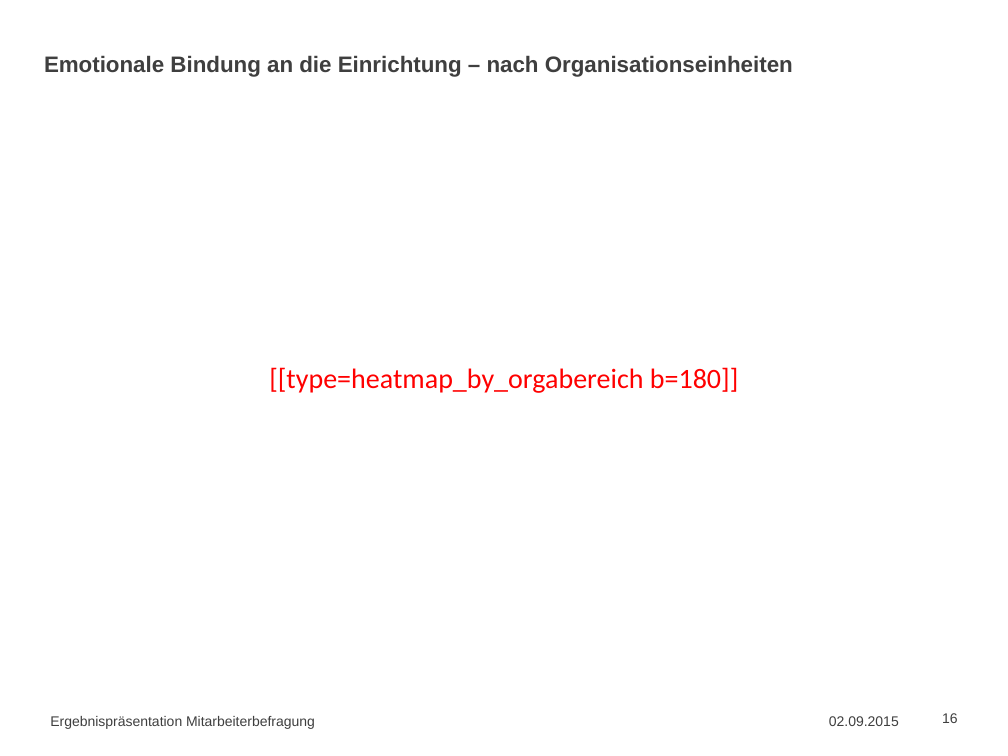
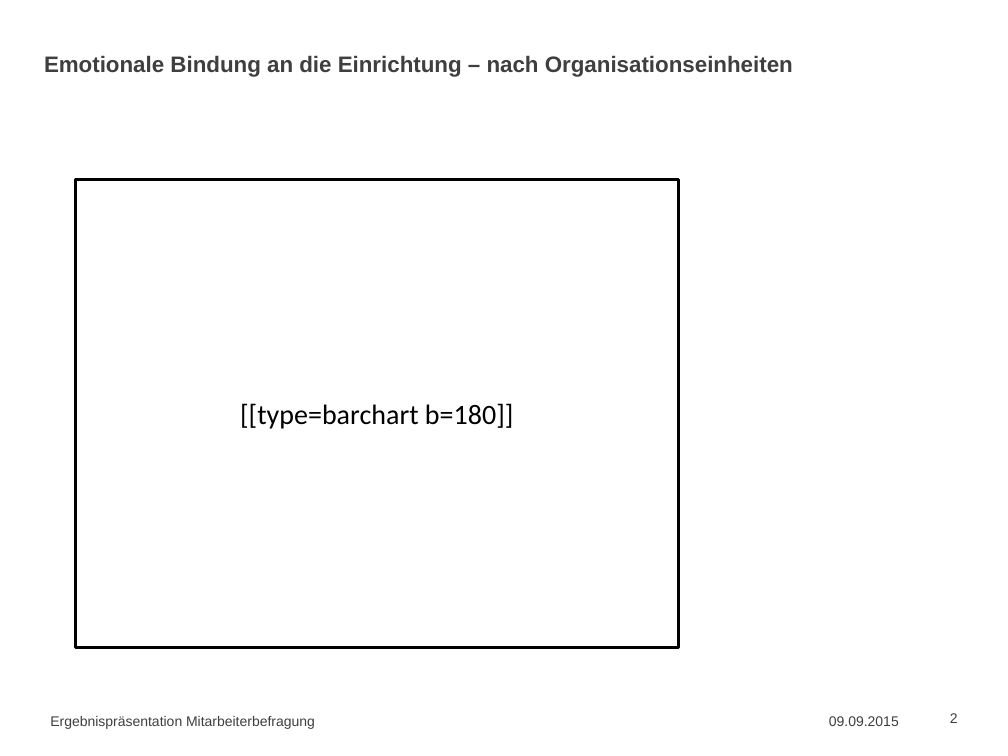
Before and after one commit to markheckmann/R2PPTaddons, a slide deck: slide 2 of dev/template.pptx (slide 16 before the commit). Drawn at 1008x756 pixels with LibreOffice and Linux fonts; fonts in the diff are those of the drawing. Boxes give left, top, right and bottom in pixels: in the first picture for what was removed or moved away, otherwise in the second. Text is boxed around its words. In the diff, an @@ line names an element or a change of style, - is before the commit and + after.

```diff
--- a/dev/template.pptx
+++ b/dev/template.pptx
@@ rectangle added at box(76, 179, 678, 648), fill #FFFFFF, outline #000000 2 pt, 20 pt, text #000000 @@
+[[type=barchart b=180]]
@@ text removed at box(269, 367, 738, 393) @@
-[[type=heatmap_by_orgabereich b=180]]
@@ text at box(829, 716, 899, 726): text changed @@
-02.09.2015
+09.09.2015
@@ page number at box(950, 713, 958, 723): text changed @@
-16
+2
```
Also in this commit, not shown: 4 other slides changed, 85 slides removed, 1 other file.
